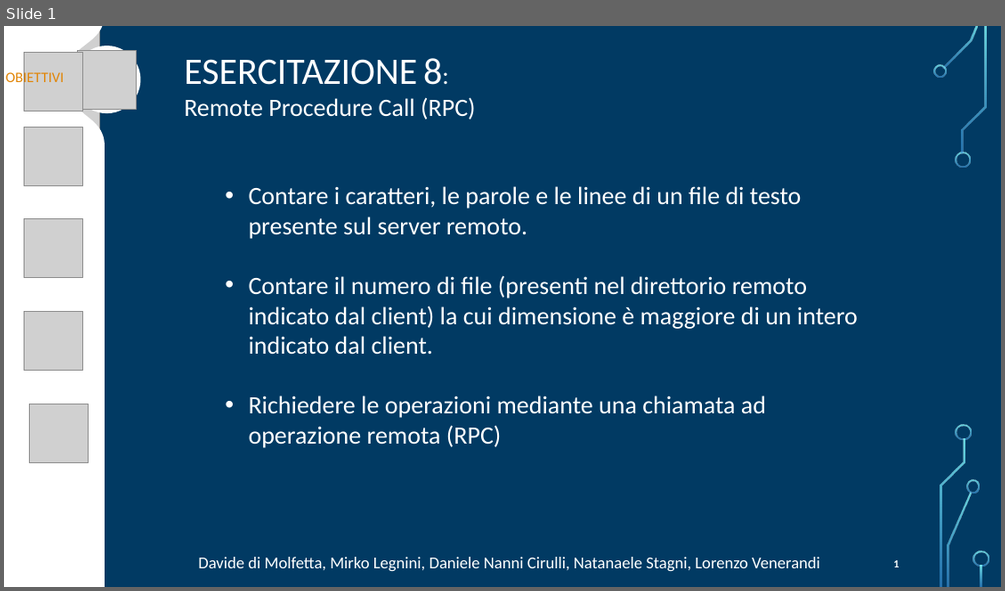
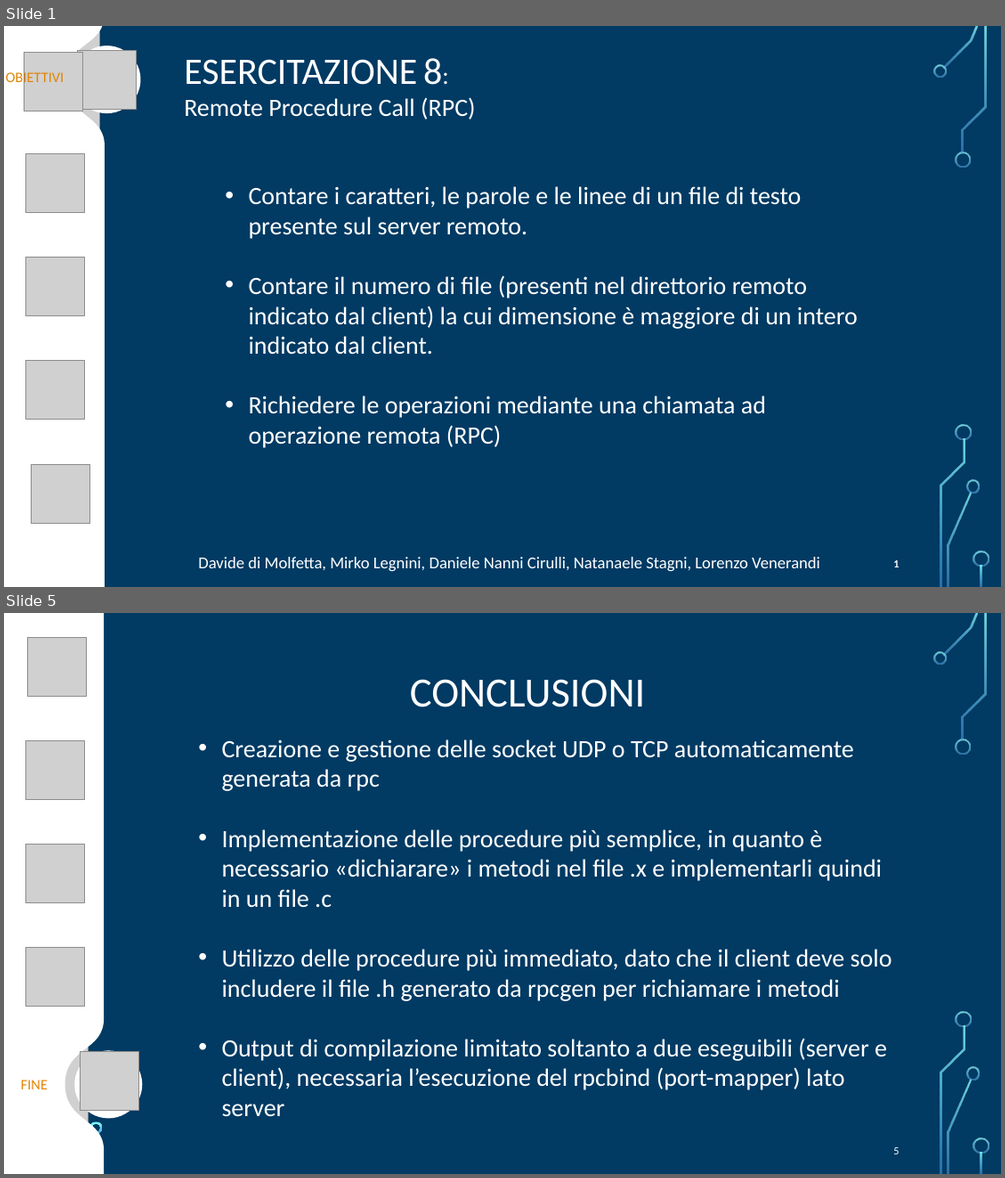
Before and after one commit to FlippaFloppa/Reti-di-Calcolatori-gruppo-Lore, a slide deck: Esercitazione_8/esercitazione8.pptx. Shown one above the other, each under a label of ours: slide 1 before the commit, slides 1 and 5 after it; the slides between them are not shown. The pictures are 1005x591 and 1005x1178 pixels, drawn with LibreOffice and Linux fonts; fonts in the diff are those of the drawing; grey boxes stand for pictures; background and template pictures are left out. Boxes give left, top, right and bottom in pixels: in the first picture for what was removed or moved away, otherwise in the second. Text is boxed around its words. In the diff, an @@ line names an element or a change of style, - is before the commit and + after.

```diff
--- a/Esercitazione_8/esercitazione8.pptx
+++ b/Esercitazione_8/esercitazione8.pptx
@@ slide 5 added at (x1=4, y1=613, x2=1001, y2=1174), background picture (left out); not listed: 18 template elements that a slide beside it also shows @@
@@ freeform shape added at (x1=4, y1=613, x2=104, y2=1174), fill #FFFFFF @@
@@ picture added at (x1=7, y1=616, x2=88, y2=1174) @@
@@ picture added at (x1=27, y1=637, x2=86, y2=696) @@
@@ group added at (x1=20, y1=613, x2=101, y2=762): 5 freeform shapes @@
@@ text added at (x1=410, y1=679, x2=646, y2=707), 40 pt, text #FFFFFF @@
+CONCLUSIONI
@@ picture added at (x1=25, y1=741, x2=85, y2=800) @@
@@ text added at (x1=222, y1=739, x2=892, y2=1117), 24 pt, text #FFFFFF @@
+• Creazione e gestione delle socket UDP o TCP automaticamente generata da rpc
+• Implementazione delle procedure più semplice, in quanto è necessario «dichiarare» i metodi nel file .x e implementarli quindi in un file .c
+• Utilizzo delle procedure più immediato, dato che il client deve solo includere il file .h generato da rpcgen per richiamare i metodi
+• Output di compilazione limitato soltanto a due eseguibili (server e client), necessaria l’esecuzione del rpcbind (port-mapper) lato server
@@ picture added at (x1=25, y1=844, x2=85, y2=903) @@
@@ picture added at (x1=25, y1=948, x2=85, y2=1006) @@
@@ ellipse added at (x1=74, y1=1051, x2=142, y2=1119), fill #FFFFFF @@
@@ picture added at (x1=80, y1=1051, x2=138, y2=1111) @@
@@ text added at (x1=21, y1=1079, x2=48, y2=1089), 14 pt, text #E18506 @@
+FINE
@@ page number added at (x1=893, y1=1147, x2=898, y2=1154), 10.5 pt, text #FFFFFF @@
+5
@@ slide 1 changed as well @@
@@ picture moved from (x1=24, y1=127, x2=82, y2=186) to (x1=25, y1=154, x2=85, y2=213) @@
@@ picture moved from (x1=24, y1=219, x2=82, y2=278) to (x1=25, y1=257, x2=85, y2=316) @@
@@ picture moved from (x1=24, y1=312, x2=82, y2=370) to (x1=25, y1=361, x2=85, y2=419) @@
@@ freeform shape moved from (x1=54, y1=497, x2=70, y2=513) to (x1=48, y1=424, x2=63, y2=440) @@
@@ picture moved from (x1=30, y1=403, x2=89, y2=463) to (x1=32, y1=464, x2=90, y2=524) @@
```
Also in this commit, not shown: 3 other slides changed, 1 slide removed, 2 other files.
